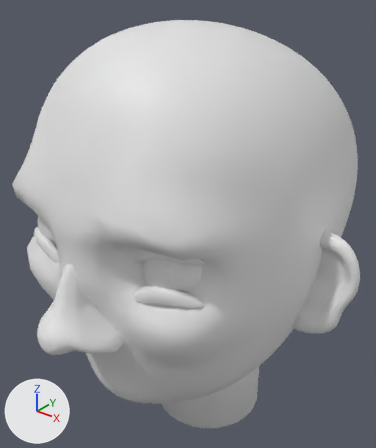
Renders of the Blender file head-2.blend from each side of a commit.
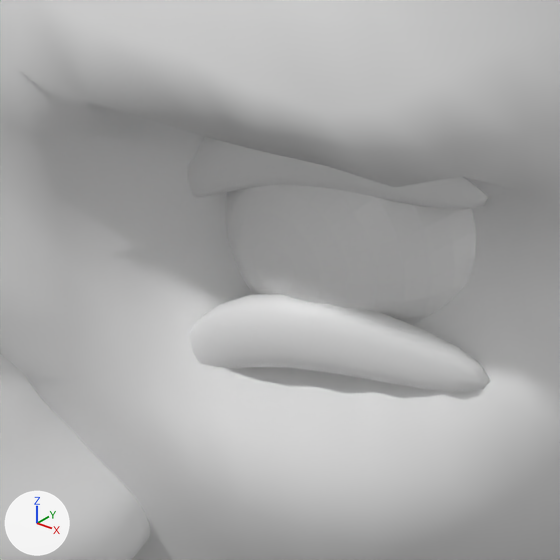
The first picture shows the older version from a camera (50 mm lens) standing at (1.99, -2.43, 5.96) and looking at (0.01, 0.05, 4.42). The close-ups show both versions on the part from 24% to 59% of the width and 48% to 78% of the height of that picture; other places that the commit changed are outside them. Arrows for +X, +Y and +Z are at lower left; the lights stay in place.
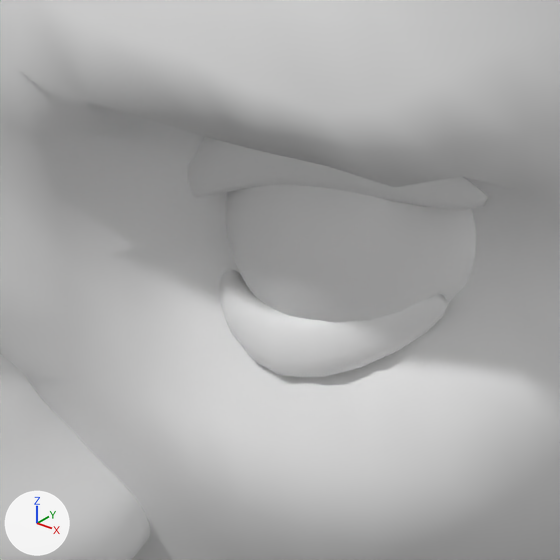
What differs and where, as boxes [x1, y1, x2, y2] in the close-ups (560 x 560 px; the box of a moved part takes in the faces that stretch with it):
'Cube.003', reshaped (6% shorter)
    before: [188, 136, 490, 393]
    after: [188, 136, 488, 377]
part 1 of me_cube_003, moved or reshaped
    before: [191, 294, 490, 393]
    after: [220, 270, 448, 377]

The change in detail:
me_cube_003 has 24 vertices, 20 faces and spans x 0.214..0.719, y -0.846..-0.592, z 4.303..4.792.
me_cube_003 is used by ob_cube_003; location (0.0, 0.0, 0.0).
Part 1, on me_cube_003:
Vertex 12 of me_cube_003 moves from (0.273, -0.785, 4.303) to (0.62, -0.648, 4.562).
Vertex 13 of me_cube_003 moves from (0.254, -0.785, 4.383) to (0.637, -0.667, 4.492).
Vertex 14 of me_cube_003 moves from (0.273, -0.745, 4.303) to (0.62, -0.614, 4.552).
Vertex 15 of me_cube_003 moves from (0.254, -0.745, 4.383) to (0.637, -0.633, 4.483).
Vertex 16 of me_cube_003 moves from (0.719, -0.676, 4.396) to (0.223, -0.673, 4.498).
Vertex 17 of me_cube_003 moves from (0.7, -0.676, 4.476) to (0.24, -0.692, 4.429).
Vertex 18 of me_cube_003 moves from (0.719, -0.637, 4.396) to (0.223, -0.639, 4.489).
Vertex 19 of me_cube_003 moves from (0.7, -0.637, 4.476) to (0.24, -0.658, 4.42).
Vertex 20 of me_cube_003 moves from (0.469, -0.763, 4.463) to (0.445, -0.768, 4.461).
Vertex 21 of me_cube_003 moves from (0.442, -0.763, 4.575) to (0.469, -0.794, 4.364).
Vertex 22 of me_cube_003 moves from (0.469, -0.846, 4.463) to (0.444, -0.839, 4.48).
Vertex 23 of me_cube_003 moves from (0.442, -0.846, 4.575) to (0.468, -0.865, 4.384).
